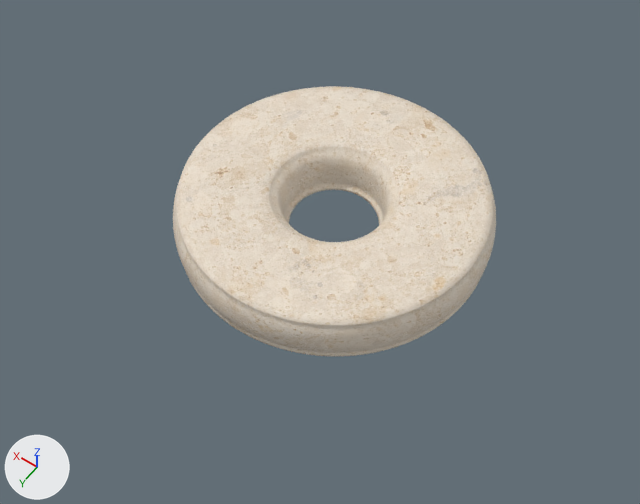
An edit to the glTF model web-3d/demos/tzaar/public/models/tzaar-tzarra-white.glb, drawn before and after from the same camera.
Before and after are seen from a 50 mm camera at (-0.0285, 0.042, 0.0609) aimed at (-0.0003, 0.0025, -0.0012). Lighting does not change. The marker at lower left points along +X, +Y and +Z. The picture after the commit comes second.

Objects in the first picture: 'tzaar-tzarra-white'.
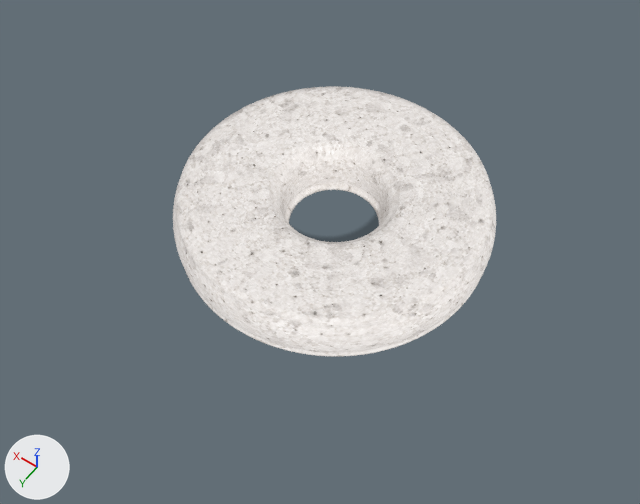
Changed parts and their boxes [x1, y1, x2, y2] in the pictures (640 x 504 px):
'tzaar-tzarra-white', recoloured: [173, 86, 496, 356] in both

The change, as a diff of the scene's bpy script:
```diff
--- a/web-3d/demos/tzaar/public/models/tzaar-tzarra-white.glb.py
+++ b/web-3d/demos/tzaar/public/models/tzaar-tzarra-white.glb.py
@@ img_tzaar_tzarra_white_baked @@
+img_tzaar_tzarra_white_baked = load_image('tzaar-tzarra-white-baked', '_unpacked/tzaar-tzarra-white-baked', 1024, 1024, 'sRGB')
@@ mat_tzaar_tzarra_white_baked_stone @@
+mat_tzaar_tzarra_white_baked_stone = bpy.data.materials.new('tzaar-tzarra-white baked stone')
+# uses the picture img_tzaar_tzarra_white_baked
@@ me_tzaar_tzarra_carved_profile_002 @@
 me_tzaar_tzarra_carved_profile_002.from_pydata(...)  # 3456 vertices, 6912 faces; spans x -0.014..0.014, y -0.014..0.014, z 0.0..0.0044
-me_tzaar_tzarra_carved_profile_002.materials.append(mat_tzaar_tzarra_white_stone)
+me_tzaar_tzarra_carved_profile_002.materials.append(mat_tzaar_tzarra_white_baked_stone)
```
